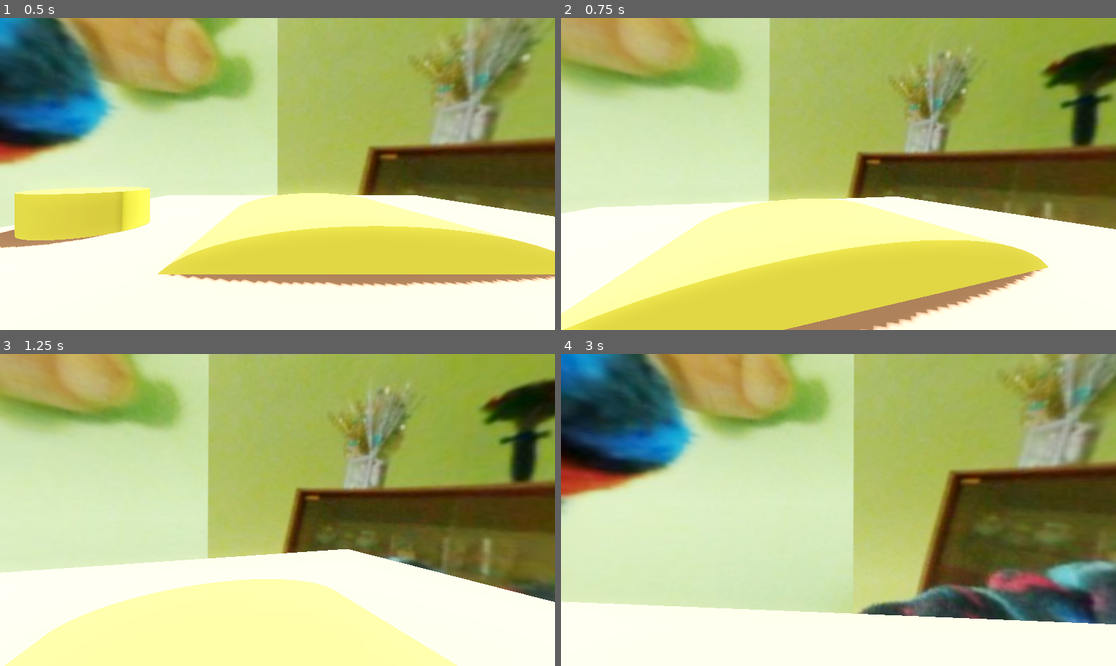
Above: before the commit, frames 1-4 (two rows, left to right).
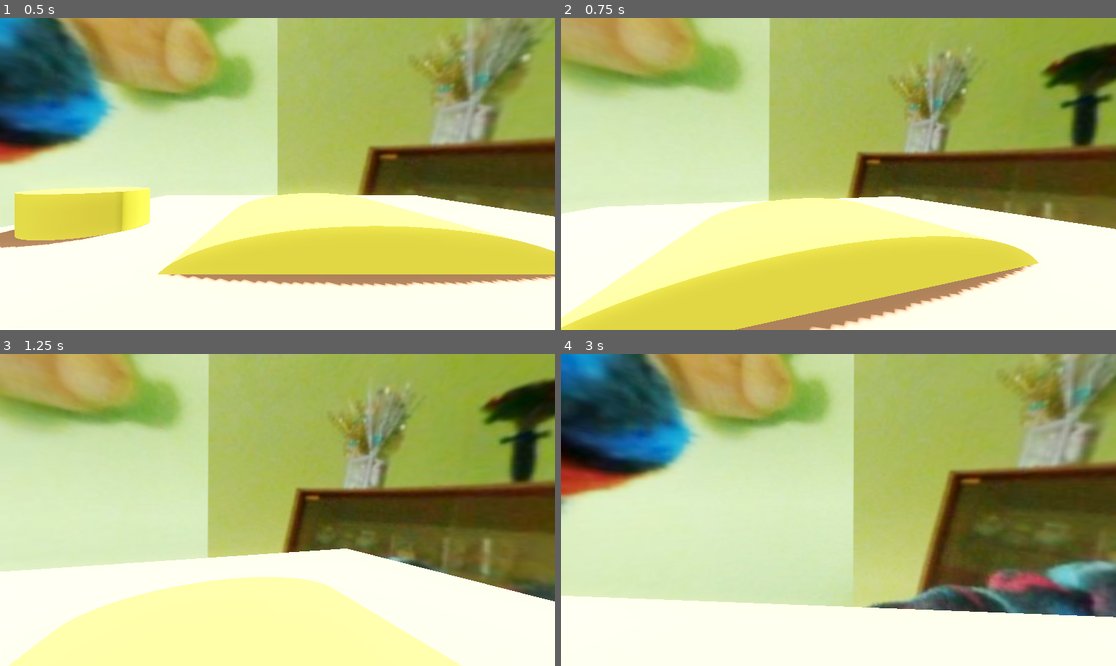
Above: after the commit, the same moments.

Repository: bondo-codeo/third-person-game
Game: Godot game, scene res://world scenes/world.tscn
The game is run twice, just before and just after one commit, with the same random seed, the same clock (stepped at 60 frames per second) and the same inputs.
Inputs (mouse positions are in pixels of both pictures, inside the frame that each line leads up to):
- Up to frame 1 (0.5 s): no input
- Up to frame 2 (0.75 s): tap Enter at 0.5 s; move the mouse to (866, 174) at 0.52 s; hold W (forward) from 0.53 s (still down)
- Up to frame 3 (1.25 s): keep holding W (forward); tap Space (jump) at 0.77 s
- Up to frame 4 (3 s): keep holding W (forward); move the mouse to (810, 510) at 1.27 s; tap Space (jump) at 1.52 s; move the mouse to (849, 503) at 2.02 s; move the mouse to (832, 516) at 2.77 s

Frame 1 is identical in both runs. In frame 2, 4.6% of the frame differs, in the area x 0-100%, y 57-100%; in frame 3, 0.7%; in frame 4, 2.1%.

Commit message:
added lerping to player movement

Diff:
--- a/scripts/player/character.gd
+++ b/scripts/player/character.gd
@@ -2,7 +2,7 @@
 
 
 var direction = Vector3.ZERO
-
+var lerpSpeed = 20
 @export var walkSpeed = 5
 @export var jumpVelocity = 4
 @export var mouseSensitivity = .3
@@ -24,8 +24,8 @@
 	applyGravity(delta)
 	jump()
 	var input_dir = Input.get_vector("left", "right", "forward", "backward")
-	direction = (transform.basis * Vector3(input_dir.x, 0, input_dir.y)).normalized()
-	walk(direction)
+	direction = lerp(direction,(transform.basis * Vector3(input_dir.x, 0, input_dir.y)).normalized(), lerpSpeed * delta)
+	walk(direction, delta)
 	move_and_slide()
 
 func applyGravity(delta):
@@ -34,11 +34,10 @@
 func jump():
 	if Input.is_action_just_pressed("jump") and is_on_floor():
 		velocity.y = jumpVelocity
-func walk(dir):
+func walk(dir, delta):
 	if dir:
 		velocity.x = dir.x * walkSpeed
 		velocity.z = dir.z * walkSpeed
 	else:
-		velocity.x = move_toward(velocity.x, 0, walkSpeed)
-		velocity.z = move_toward(velocity.z, 0, walkSpeed)
-##test
+		velocity.x = lerp(velocity.x, 0.0, lerpSpeed * delta)
+		velocity.z = lerp(velocity.z, 0.0, lerpSpeed * delta)
